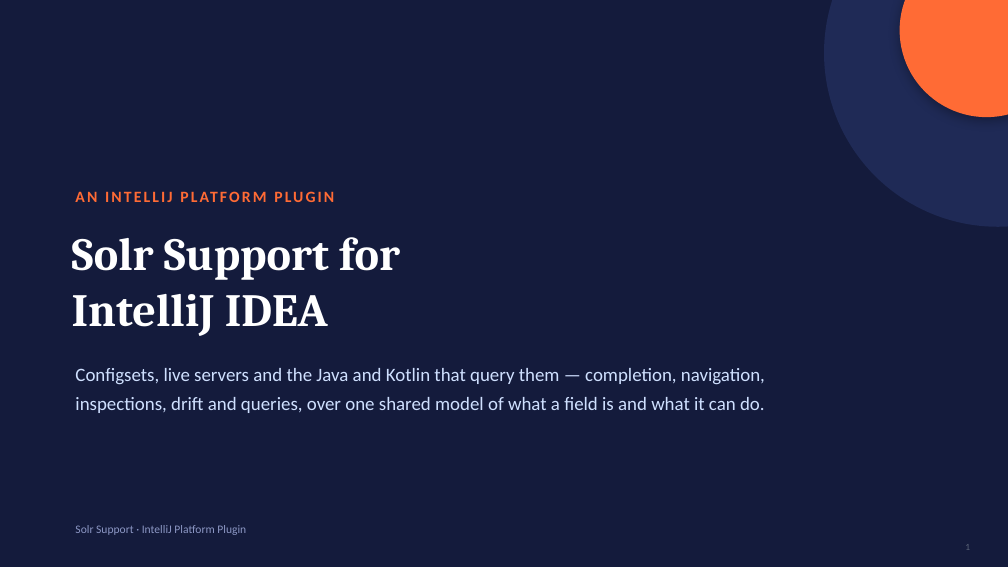
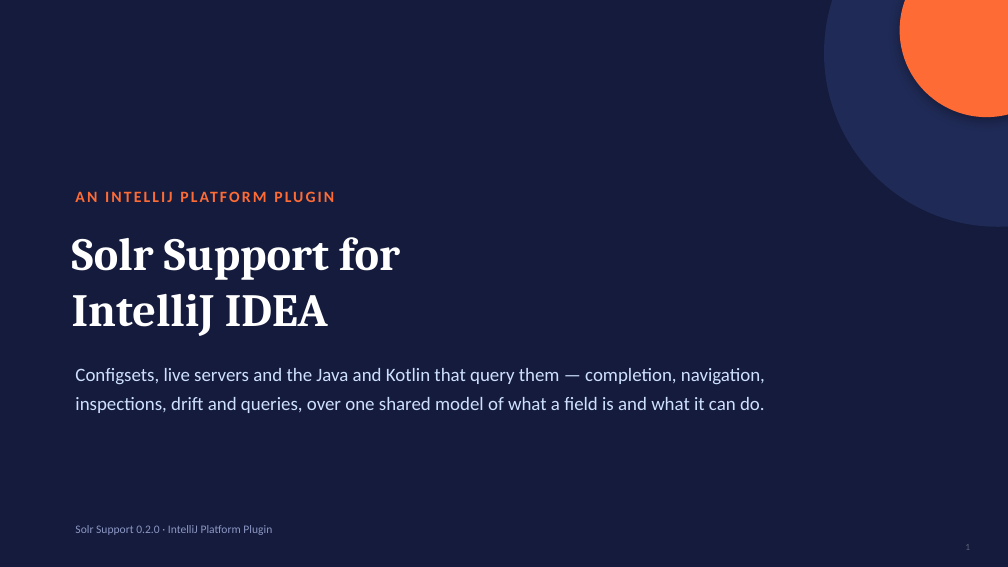
Before and after one commit to adityamparikh/solr-intellij-plugin, a slide deck: slide 1 of docs/presentation/solr-intellij-plugin.pptx. Drawn at 1008x567 pixels with LibreOffice and Linux fonts; fonts in the diff are those of the drawing. Boxes give left, top, right and bottom in pixels: in the first picture for what was removed or moved away, otherwise in the second. Text is boxed around its words. In the diff, an @@ line names an element or a change of style, - is before the commit and + after.

```diff
--- a/docs/presentation/solr-intellij-plugin.pptx
+++ b/docs/presentation/solr-intellij-plugin.pptx
@@ text at (75,525,272,535): text changed @@
-Solr Support · IntelliJ Platform Plugin
+Solr Support 0.2.0 · IntelliJ Platform Plugin
```
Also in this commit, not shown: 52 other slides changed, 7 slides added, 3 other files.
